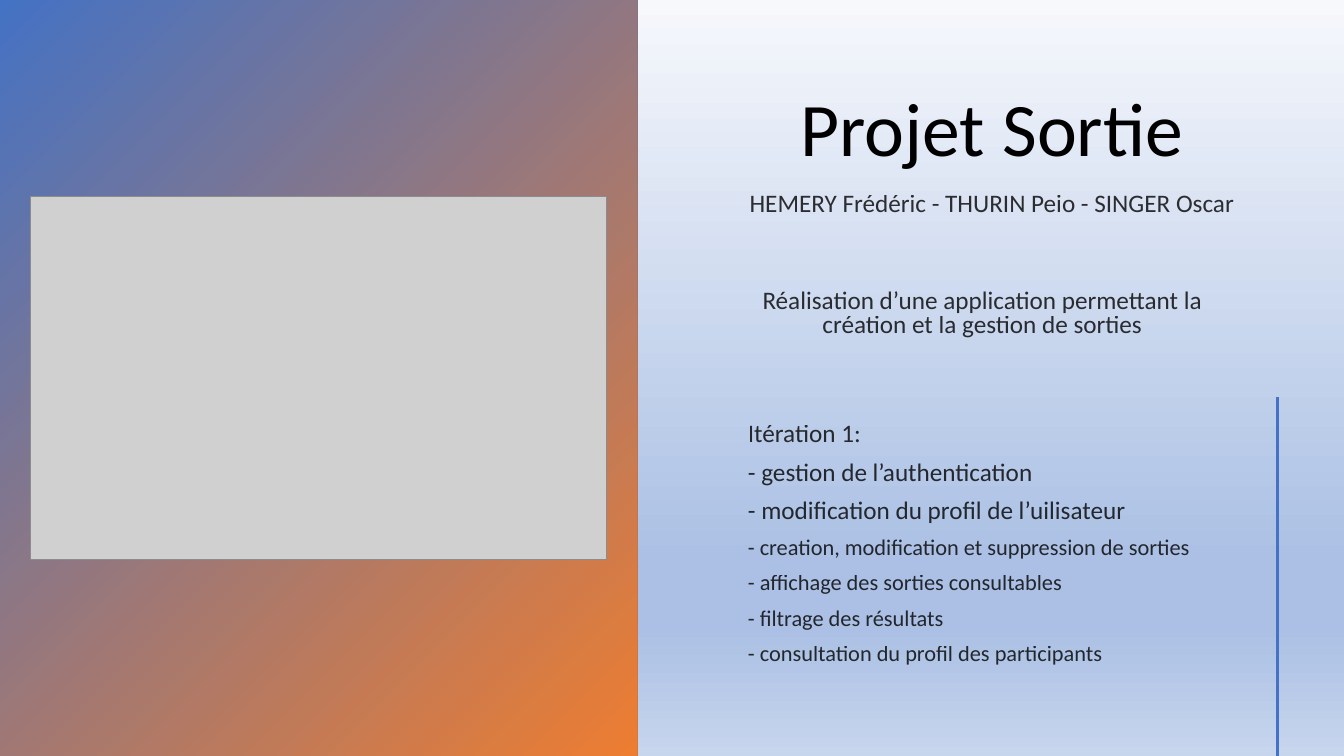
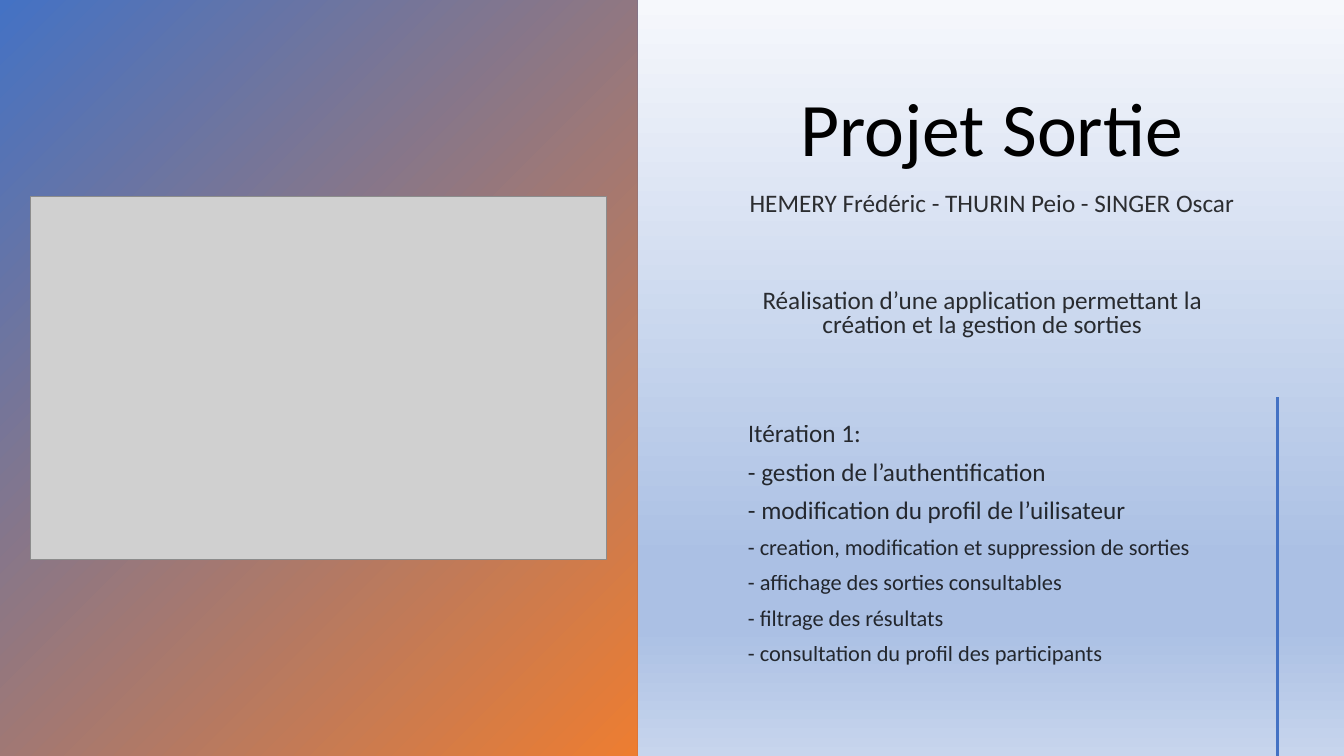
Before and after one commit to Pops1000/sortir_projet, a slide deck: slide 1 of public/Projet Sortie.pptx. Drawn at 1344x756 pixels with LibreOffice and Linux fonts; fonts in the diff are those of the drawing; grey boxes stand for pictures. Boxes give left, top, right and bottom in pixels: in the first picture for what was removed or moved away, otherwise in the second. Text is boxed around its words. In the diff, an @@ line names an element or a change of style, - is before the commit and + after.

```diff
--- a/public/Projet Sortie.pptx
+++ b/public/Projet Sortie.pptx
@@ text at (x1=761, y1=463, x2=1046, y2=486): text changed @@
-- gestion de l’authentication
+- gestion de l’authentification
```
Also in this commit, not shown: 5 other slides changed, 3 other files.
